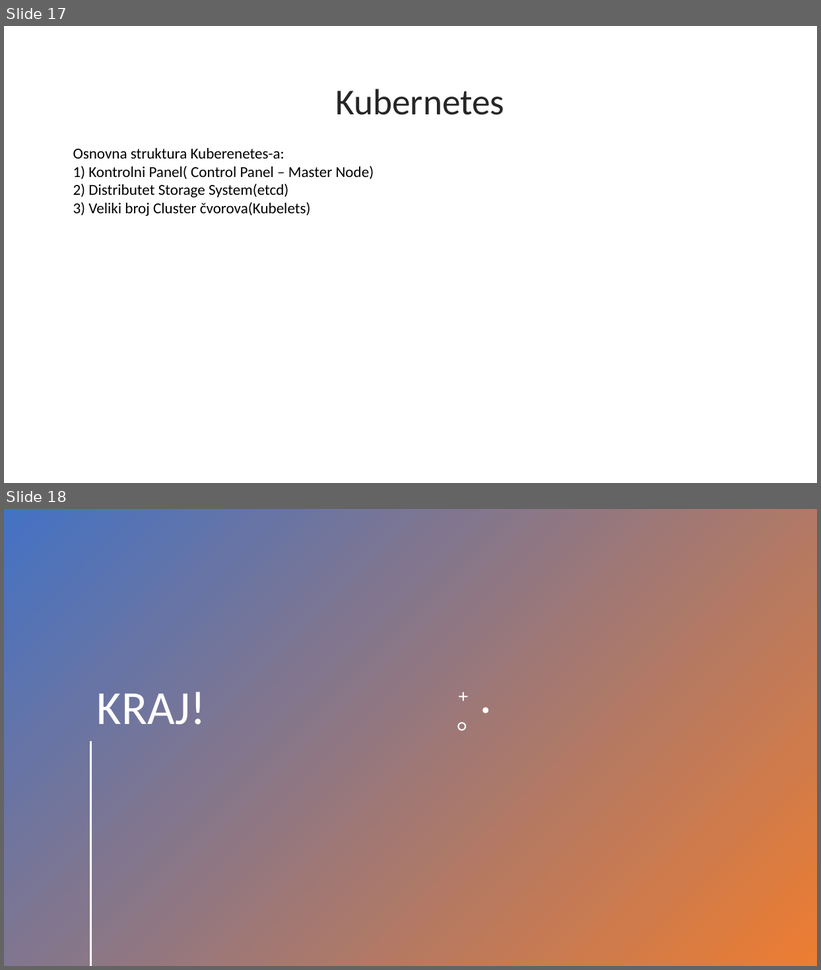
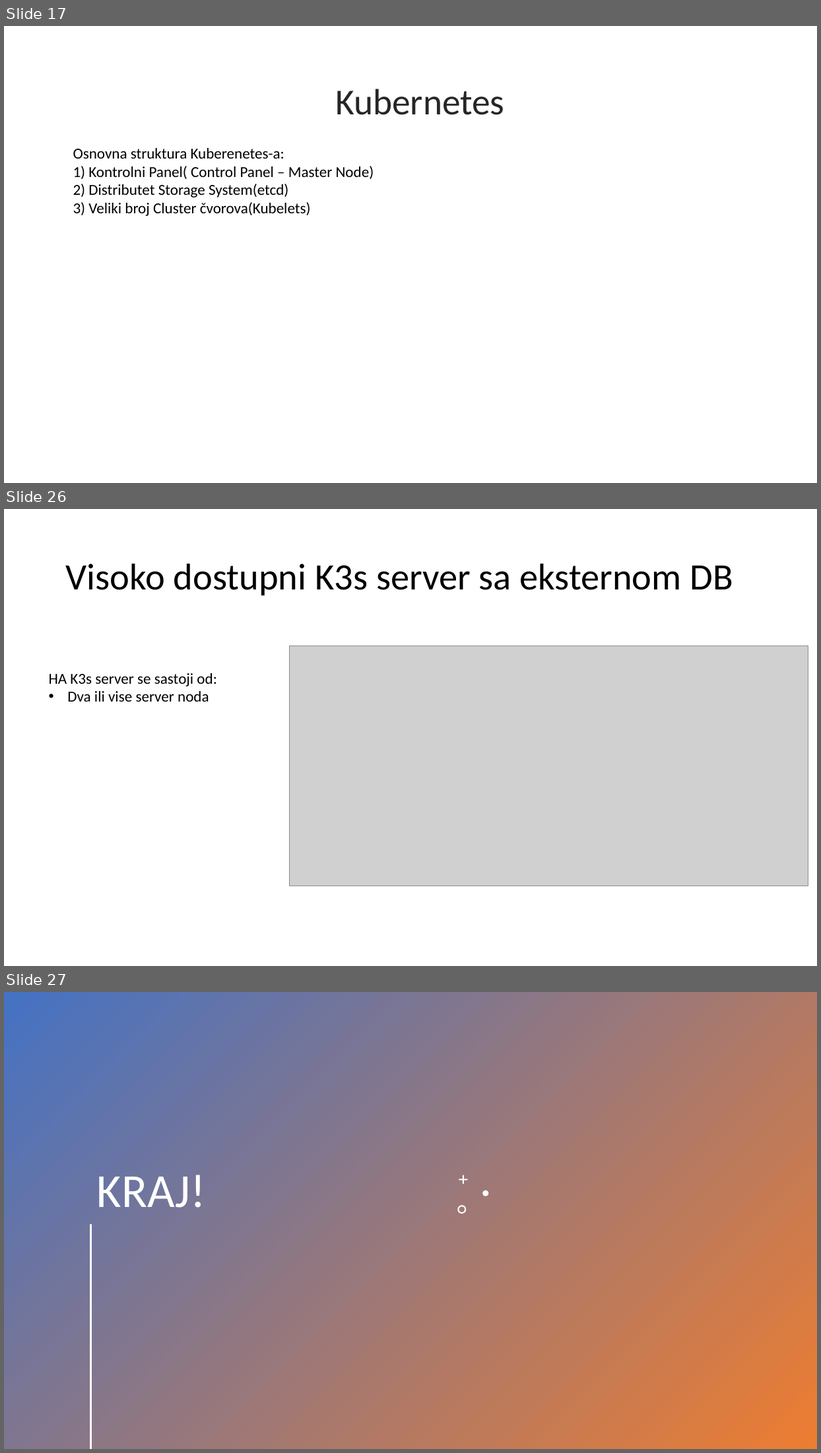
Before and after one commit to Jovana1998/SOA, a slide deck: K3s.pptx. Shown one above the other, each under a label of ours: slides 17 and 18 before the commit, slides 17, 26 and 27 after it; the slides between them are not shown. The pictures are 821x970 and 821x1453 pixels, drawn with LibreOffice and Linux fonts; fonts in the diff are those of the drawing; grey boxes stand for pictures. Boxes give left, top, right and bottom in pixels: in the first picture for what was removed or moved away, otherwise in the second. Text is boxed around its words. In the diff, an @@ line names an element or a change of style, - is before the commit and + after.

```diff
--- a/K3s.pptx
+++ b/K3s.pptx
@@ slide 26 added at [4, 509, 817, 966], background #FFFFFF @@
@@ title added at [66, 563, 733, 595], 44 pt, text #000000 @@
+Visoko dostupni K3s server sa eksternom DB
@@ picture added at [290, 646, 809, 886] @@
@@ text added at [49, 673, 217, 702], 18 pt, text #000000 @@
+HA K3s server se sastoji od:
+• Dva ili vise server noda
@@ what was slide 18 is now slide 27 @@
```
Also in this commit, not shown: 8 other slides added.
